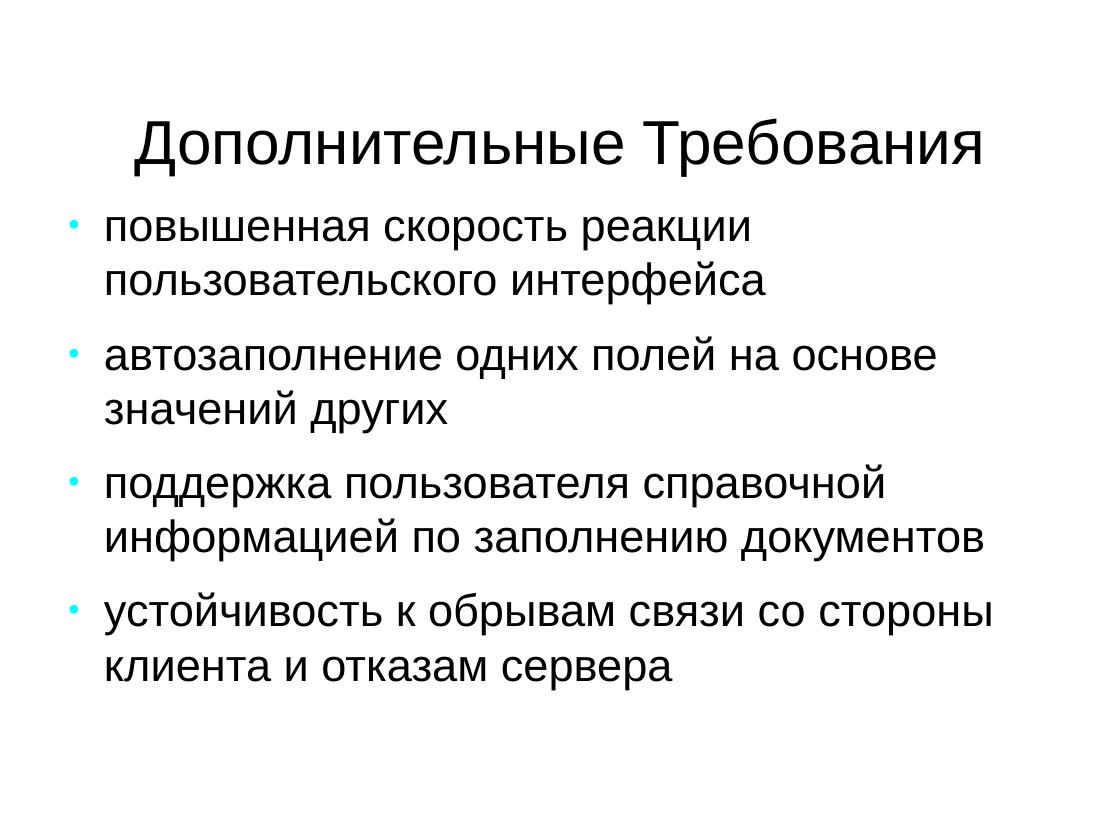
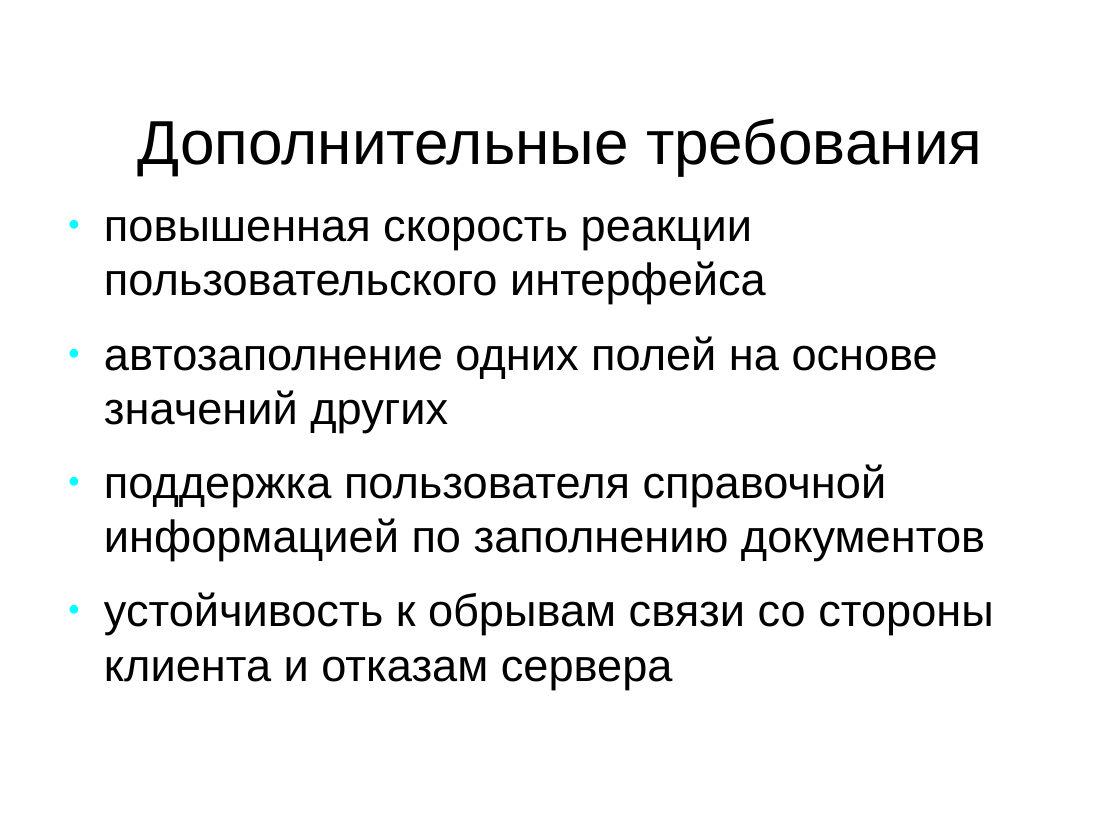
Before and after one commit to aeremenok/a-team-777, a slide deck: slide 5 of diploma/eav/diploma/demo.odp. Drawn at 1120x840 pixels with LibreOffice and Linux fonts; fonts in the diff are those of the drawing. Boxes give left, top, right and bottom in pixels: in the first picture for what was removed or moved away, otherwise in the second. Text is boxed around its words. In the diff, an @@ line names an element or a change of style, - is before the commit and + after.

```diff
--- a/diploma/eav/diploma/demo.odp
+++ b/diploma/eav/diploma/demo.odp
@@ title at [138, 118, 982, 175]: text changed @@
-Дополнительные Требования
+Дополнительные требования
```
Also in this commit, not shown: 5 other slides changed.
